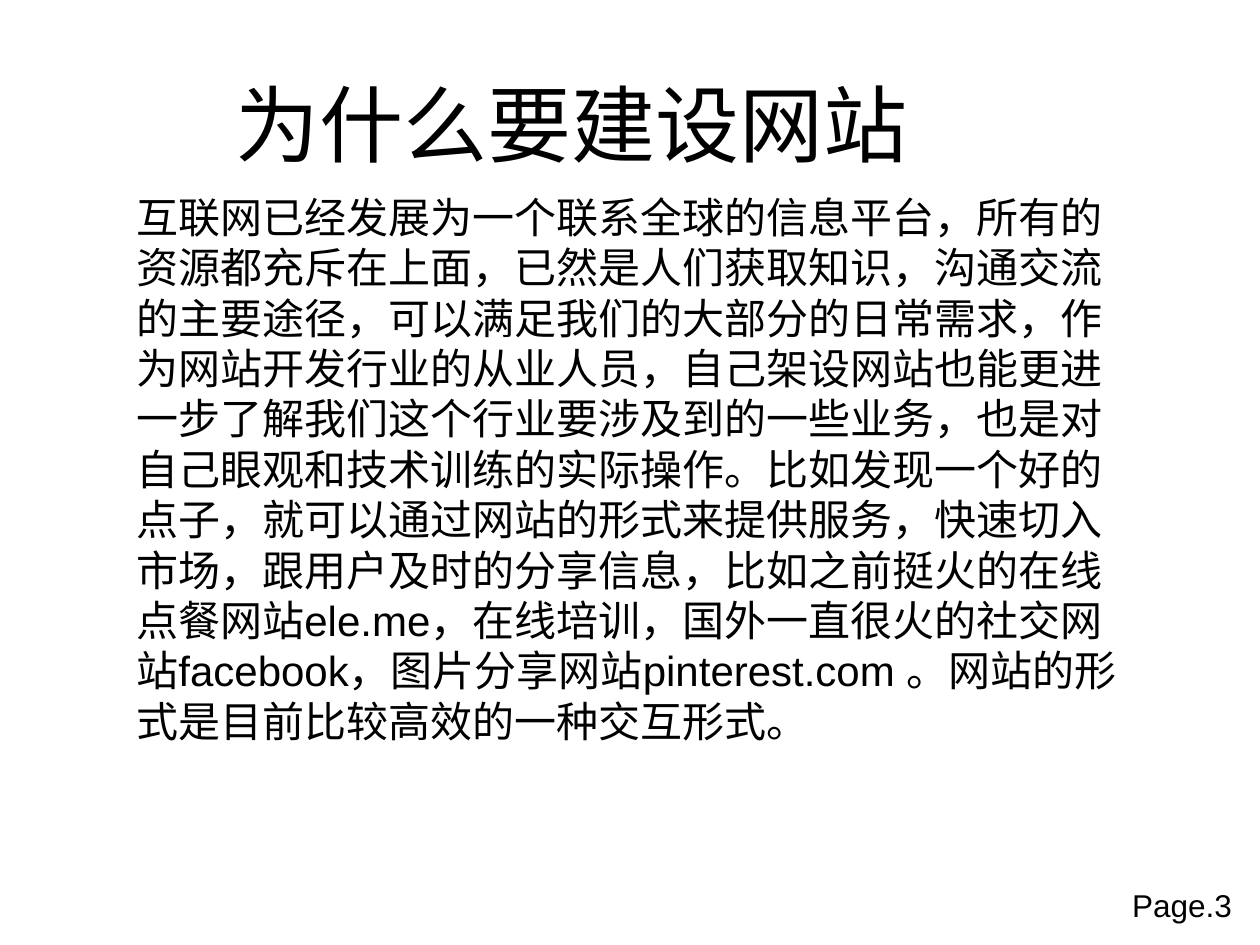
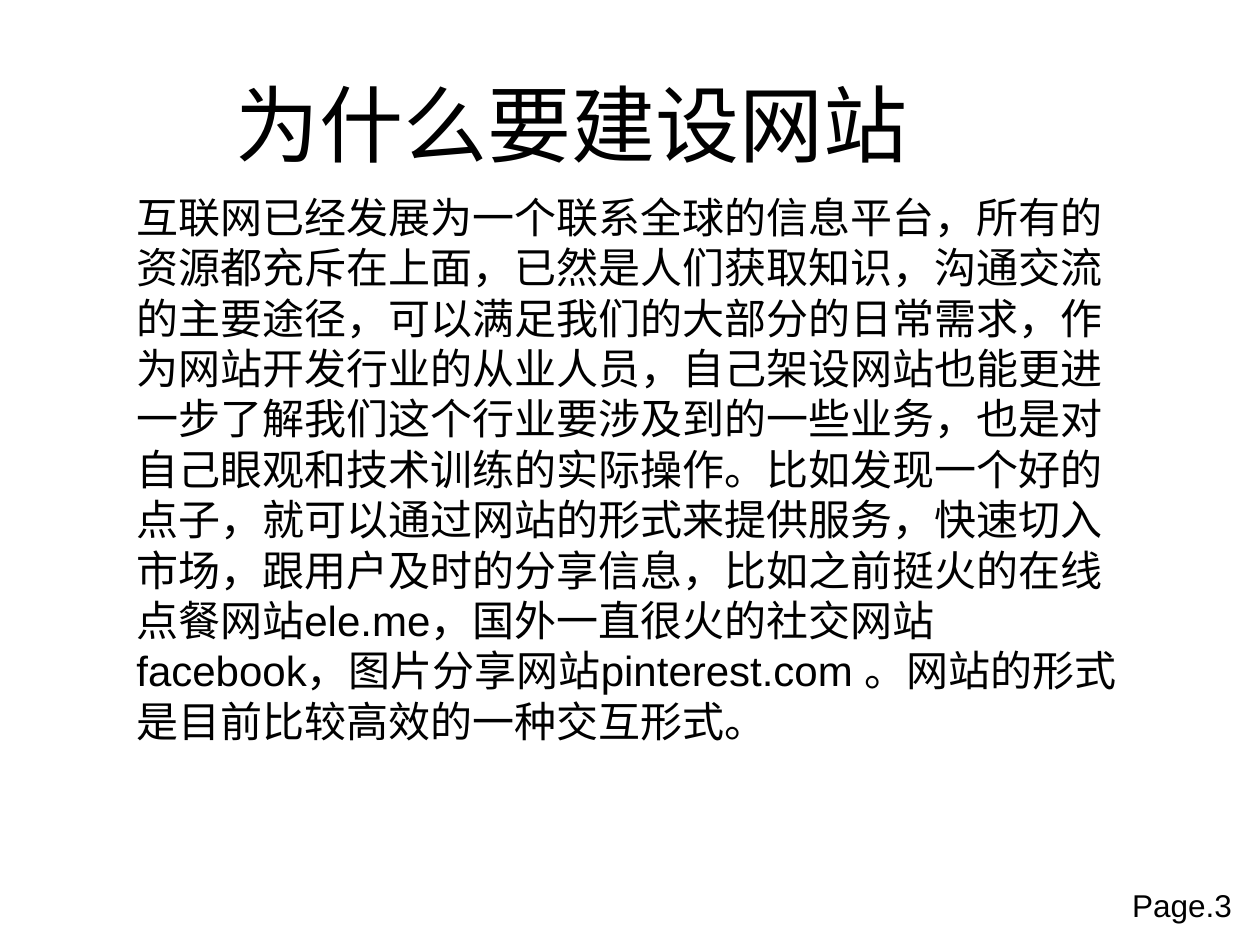
Before and after one commit to xami/joke, a slide deck: slide 3 of docs/快速搭建网站.ppt. Drawn at 1260x945 pixels with LibreOffice and Linux fonts; fonts in the diff are those of the drawing; background and template pictures are left out. Boxes give left, top, right and bottom in pixels: in the first picture for what was removed or moved away, otherwise in the second. Text is boxed around its words. In the diff, an @@ line names an element or a change of style, - is before the commit and + after.

```diff
--- a/docs/快速搭建网站.ppt
+++ b/docs/快速搭建网站.ppt
@@ text at <box>136,197,1117,741</box>: text changed @@
-互联网已经发展为一个联系全球的信息平台，所有的资源都充斥在上面，已然是人们获取知识，沟通交流的主要途径，可以满足我们的大部分的日常需求，作为网站开发行业的从业人员，自己架设网站也能更进一步了解我们这个行业要涉及到的一些业务，也是对自己眼观和技术训练的实际操作。比如发现一个好的点子，就可以通过网站的形式来提供服务，快速切入市场，跟用户及时的分享信息，比如之前挺火的在线点餐网站ele.me，在线培训，国外一直很火的社交网站facebook，图片分享网站pinterest.com 。网站的形式是目前比较高效的一种交互形式。
+互联网已经发展为一个联系全球的信息平台，所有的资源都充斥在上面，已然是人们获取知识，沟通交流的主要途径，可以满足我们的大部分的日常需求，作为网站开发行业的从业人员，自己架设网站也能更进一步了解我们这个行业要涉及到的一些业务，也是对自己眼观和技术训练的实际操作。比如发现一个好的点子，就可以通过网站的形式来提供服务，快速切入市场，跟用户及时的分享信息，比如之前挺火的在线点餐网站ele.me，国外一直很火的社交网站facebook，图片分享网站pinterest.com 。网站的形式是目前比较高效的一种交互形式。
```
Also in this commit, not shown: 35 other files.
